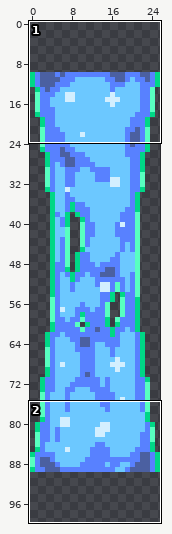
Sprite sheet -- NPCs/Riven/Goo_Wall.png. Above, an overview of the earlier version with the close-up marked.
Close-up. Before:
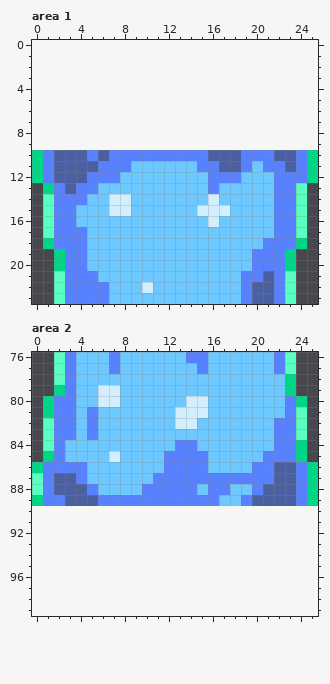
The file is 52x160 pixels, drawn in blocks of 2x2; one block is one cell here. Shown: area 1: x 0..25, y 0..23; area 2: x 0..25, y 76..99. The old version is drawn lined up with the new one, on the new canvas.
After:
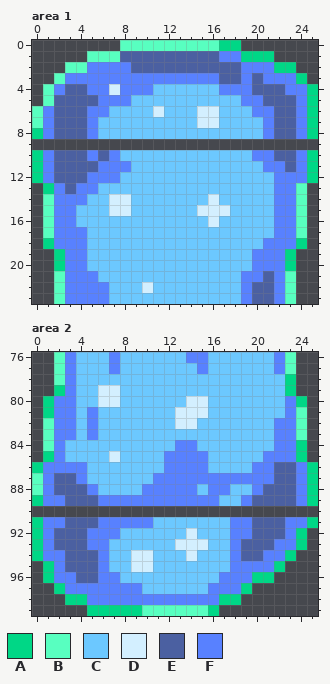
Palette (. is transparent): A #00d786  B #58ffc0  C #6cc8ff  D #d3efff  E #4b60a1  F #5881ff
From the commit log: Goo Wall latch points and cL
Edits made:
canvas 26x80 -> 26x100, the old top-left corner now at 0,10
Changed rows in their new state; - is an unchanged pixel.
Area 1:
first column x 0:
 0 --------BBBBBBBBBAA-------
 1 -----BBBEEEEEEEEEFFAAA----
 2 ---BBFFFFEEEEEEEEEEFFFAA--
 3 --BFFFFFFFFFFFFFFEEFEFFFA-
 4 -BFEEFFDFFFCCCCCCFFFEEEFFA
 5 -BEEEEFFFCCCCCCCCCCFFEEEFA
 6 BFEEEFFCCCCDCCCDDCCCFFEEFA
 7 BFEEEFCCCCCCCCCDDCCCCFEEFA
 8 AFEEEFCCCCCCCCCCCCCCCFEEFA
10 --------CCCCCCCCCCCC------
11 ---------------CCCCC------
12 ----------------CCC-------
13 ----------------C---------
Area 2:
first column x 0:
 91 AFFEEEFFFFFCCCCCCCFFEEEFFA
 92 AFEEEFFFCCCCCCDCCCFFEEEFA-
 93 AFEEEFFCCCCCCDDDCCFEEEFFA-
 94 AFFEEEFCCDDCCCDCCCFEEFFA--
 95 -AFEEEFCCDDCCCCCCCFFFFA---
 96 -AFFEEFFCCCCCCCCCFFFAA----
 97 --AFFFFFFFCCCCCCFFFA------
 98 ---AAFFFFFFFFFFFFAA-------
 99 -----AAAAABBBBBBA---------
